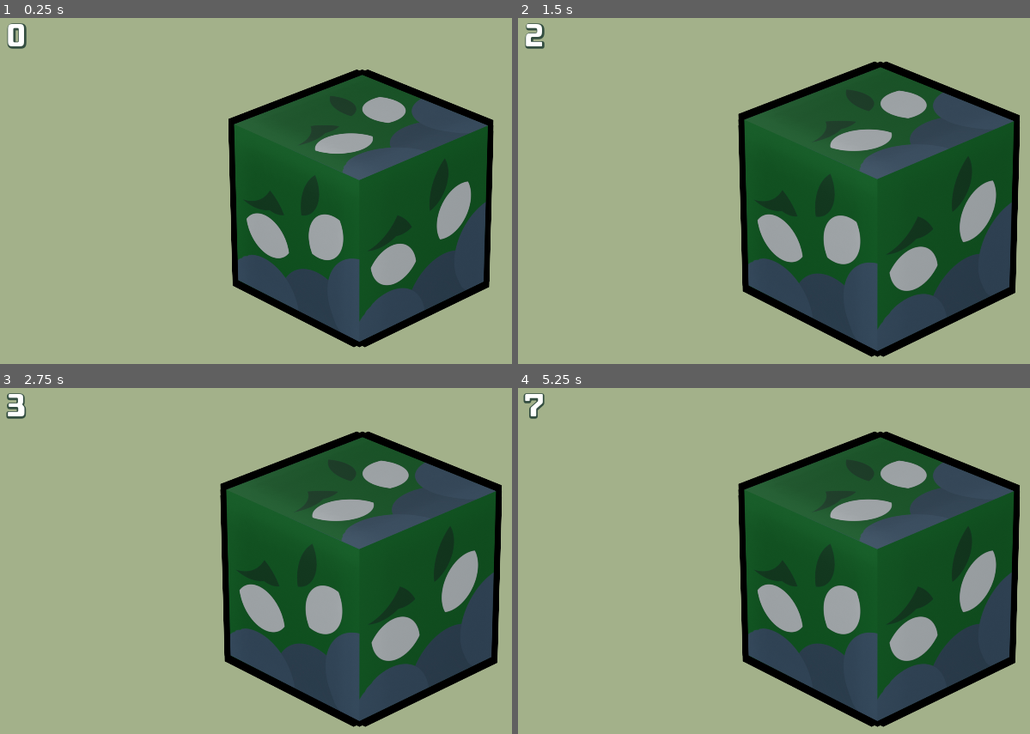
Above: before the commit, frames 1-4 (two rows, left to right).
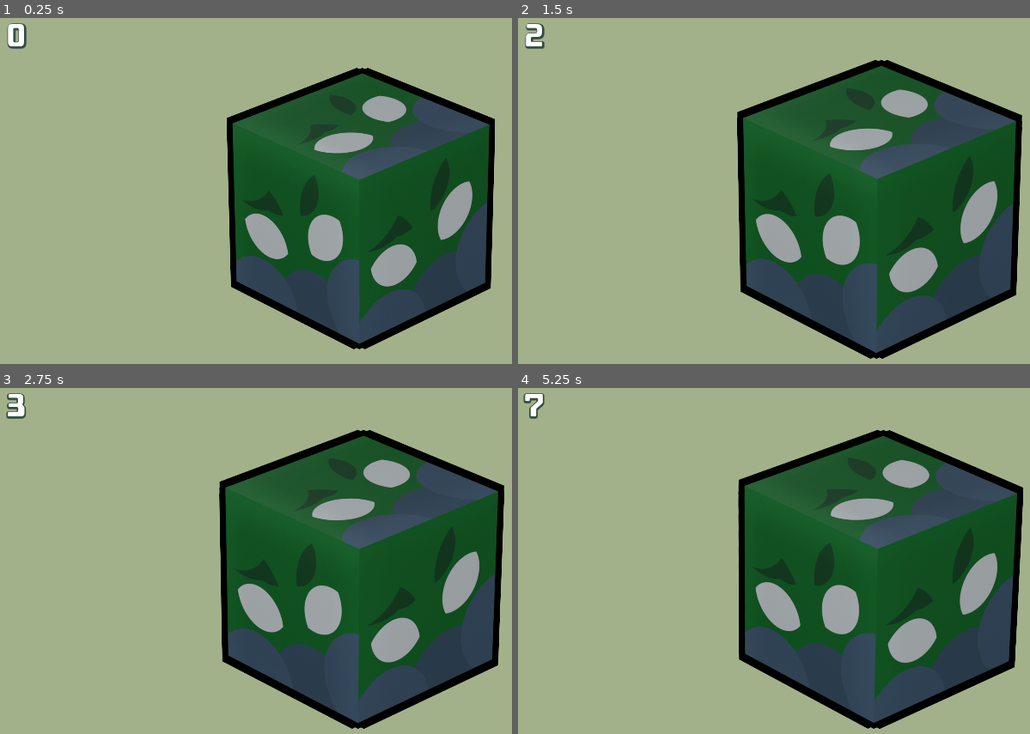
Above: after the commit, the same moments.

Repository: FD70/resha-clicker-reborn
Game: Godot game, scene res://scene/game/game.tscn
Same seed, same stepped clock (60 frames per second), same inputs: the game is played once before the commit and once after it.
Inputs (mouse positions are in pixels of both pictures, inside the frame that each line leads up to):
- Up to frame 1 (0.25 s): no input
- Up to frame 2 (1.5 s): click (876, 194) at 0.5 s; click (876, 194) at 1.25 s
- Up to frame 3 (2.75 s): click (358, 564) at 2 s
- Up to frame 4 (5.25 s): tap Enter at 2.75, 4.25 s; move the mouse to (1014, 554) at 2.77 s; tap Space at 3.5, 5 s; move the mouse to (722, 592) at 3.52 s; move the mouse to (932, 488) at 4.27 s; move the mouse to (825, 647) at 5.02 s

The runs differ from the first frame. In frame 1, 2.7% of the frame differs, in the area x 44-97%, y 14-96%; in frame 2, 2.9%; in frame 3, 3.0%; in frame 4, 3.5%, in the area x 42-99%, y 12-99%.

Commit message:
r_button_rotation

Diff:
--- a/scene/game/game.gd
+++ b/scene/game/game.gd
@@ -3,8 +3,17 @@
 @onready var label_score = %CanvasLayer/label_score
 @onready var r_button = $CanvasLayer/resha_button
 
-var click_points : int = 0
+@export_category("game")
+# game-points
+@export var click_points : int = 0
+@export var game_smothing : bool = true
+
+# graphics
 var r_button_scale_relaxed : Vector2
+@export_category("rotation")
+@export var r_button_rotation_relaxed : float = 0
+@export var r_button_rotation_speed : float = 0.0
+var r_button_rotation_point : float # point to rotate where
 
 func _ready():
 	label_score.text = str(click_points)
@@ -12,20 +21,17 @@
 
 
 func _process(delta):
-	pass
+	r_button_rotation()
 
 
 func _on_resha_button_button_down():
-	print("b_down")
-
 	click_points += 1
 	label_score.text = str(click_points)
-	r_button.rotation_degrees = 90
+	r_button_rotation_point = 90.0
 
 
 func _on_resha_button_button_up():
-	print("b_up")
-	r_button.rotation_degrees = 0
+	r_button_rotation_point = 0.0
 
 
 func _on_resha_button_pressed():
@@ -33,12 +39,28 @@
 	pass
 
 func _on_resha_button_mouse_entered():
-	print("entered")
 	r_button.scale += Vector2(0.05, 0.05)
+	r_button_rotation_point = 10.0
 
 
 func _on_resha_button_mouse_exited():
-	print("exited")
+	r_button.scale = r_button_scale_relaxed
+	r_button_rotation_point = 0.0
 
-	r_button.scale = r_button_scale_relaxed
-	r_button.rotation_degrees = 0
+
+func r_button_rotation():
+	var _button_rotation : float
+	var smoothing_distance : float
+
+	if game_smothing:
+		smoothing_distance = 0 # 0 - 25 # FIXME: add r_button_speed dependency
+		if smoothing_distance < 0.0:
+			smoothing_distance = 0.0
+		elif smoothing_distance > 25.0:
+			smoothing_distance = 25.0
+		var weight : float = float(smoothing_distance + 0.1) / 100
+		_button_rotation = lerp(r_button.rotation_degrees, r_button_rotation_point, weight)
+	else:
+		_button_rotation = r_button_rotation_point
+
+	r_button.rotation_degrees = _button_rotation
--- a/scene/game/game.tscn
+++ b/scene/game/game.tscn
@@ -61,12 +61,11 @@
 
 [node name="resha_button" type="TextureButton" parent="CanvasLayer"]
 material = SubResource("ShaderMaterial_j7464")
-anchors_preset = -1
 offset_left = 335.0
 offset_top = -63.0
 offset_right = 1335.0
 offset_bottom = 937.0
-scale = Vector2(0.79817, 0.789791)
+scale = Vector2(0.808, 0.8)
 pivot_offset = Vector2(500, 500)
 texture_normal = ExtResource("4_s8jcm")
 texture_click_mask = ExtResource("5_cblay")
